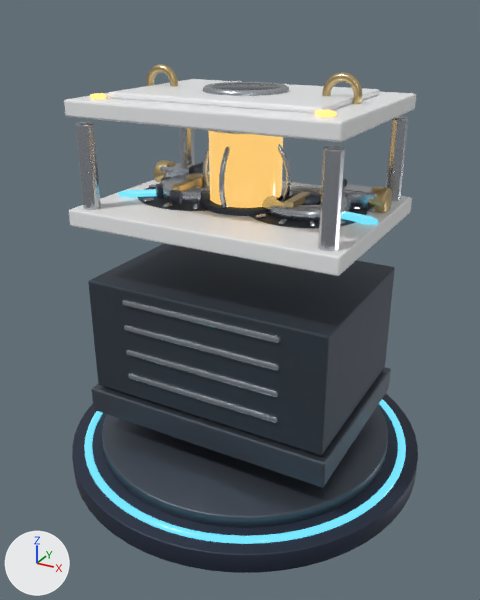
A saved change to the glTF model game/assets/models/device_003.glb.
The view is the same before and after, from a 50 mm lens placed at (1.102, -2.046, 0.939), pointed at (0.008, -0.057, -0.055). Arrows for +X, +Y and +Z are at lower left; the lights stay in place. The first picture is the older version. Vertices at exactly the same position are counted once.

Names of what the first picture shows: 'AccessCover', 'Body', 'CalibrationDial', 'FuelRod', 'LockBarL', 'LockBarR', 'Pedestal', 'PedestalGlow', 'PedestalTop', 'PressureValve'.
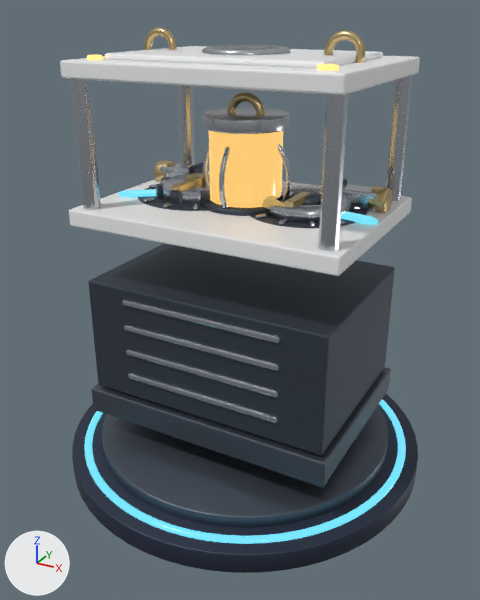
Where the newer file only moved an object's origin or applied its transform, the numbers keep the older frame.

Where the change shows, as pixel boxes (x1, y1, x2, y2) in the pictures (480 x 600 px; the box of a moved part takes in the faces that stretch with it):
'Body', reshaped (11% taller): before (69, 116, 412, 488); after (69, 75, 413, 488)
'AccessCover', moved: before (64, 64, 416, 142); after (60, 27, 420, 95)
part 1 of me_body_mesh, moved or reshaped: before (76, 122, 101, 210); after (71, 79, 101, 210)
part 2 of me_body_mesh, moved or reshaped: before (180, 127, 196, 165); after (179, 85, 196, 165)
part 3 of me_body_mesh, moved or reshaped: before (318, 146, 345, 251); after (318, 94, 349, 251)
part 4 of me_body_mesh, moved or reshaped: before (385, 116, 408, 201); after (385, 75, 413, 201)

Edits to the bpy script that builds the scene:
```text
Change me_body_mesh:
    used by ob_body; location = (0.0, 0.0, 0.0)
    remove me_body_mesh.from_pydata(...)  # 3471 vertices, 6746 faces; spans x -0.5..0.5, y -0.37..0.37, z -0.52..0.59
    add me_body_mesh.from_pydata(...)  # 3471 vertices, 6746 faces; spans x -0.5..0.5, y -0.37..0.37, z -0.52..0.77
    me_body_mesh part 1: all 36 vertices in x -0.472..-0.412, y -0.34..-0.28, z 0.584..0.59 are moved by (0.0, 0.0, 0.18)
    me_body_mesh part 2: all 36 vertices in x -0.472..-0.412, y 0.28..0.34, z 0.584..0.59 are moved by (0.0, 0.0, 0.18)
    me_body_mesh part 3: all 36 vertices in x 0.412..0.472, y -0.34..-0.28, z 0.584..0.59 are moved by (0.0, 0.0, 0.18)
    me_body_mesh part 4: all 36 vertices in x 0.412..0.472, y 0.28..0.34, z 0.584..0.59 are moved by (0.0, 0.0, 0.18)
Change ob_accesscover:
    ob_accesscover.location: (0.0, 0.0, 0.685) -> (0.0, 0.0, 0.805)
```
